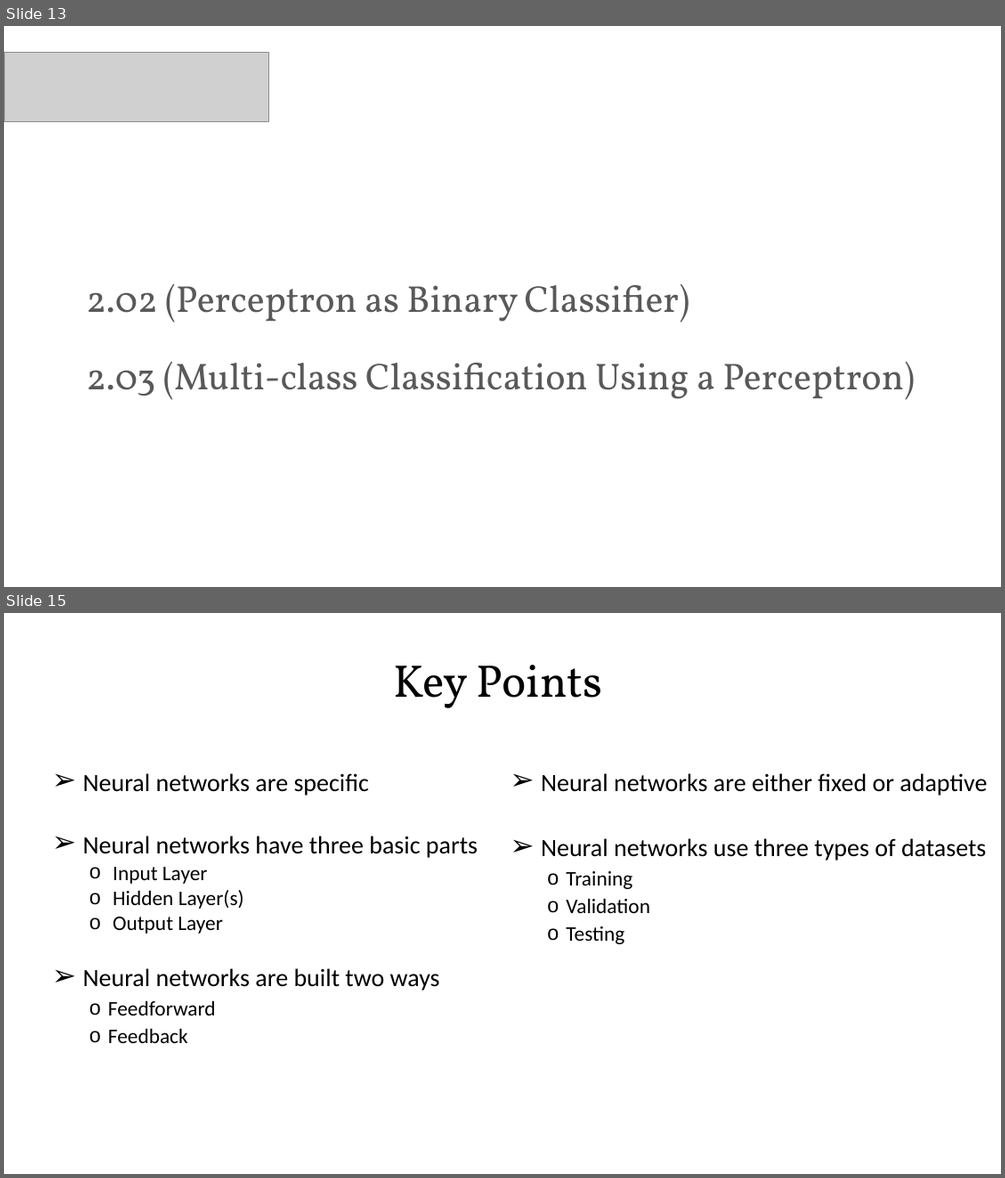
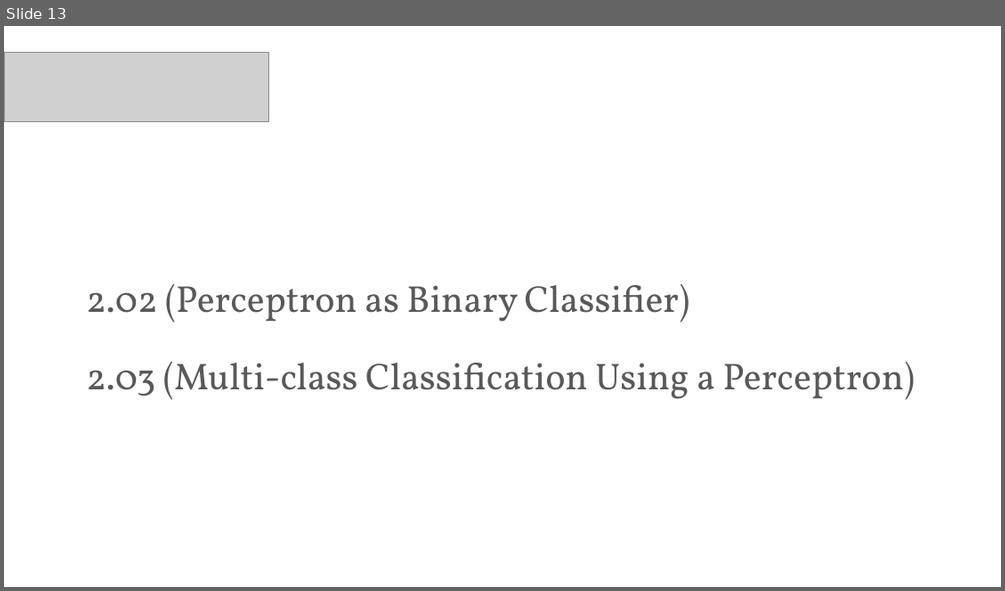
Before and after one commit to PracticumAI-Test/deep_learning, a slide deck: dl_neural_anatomy.pptx. Shown one above the other, each under a label of ours: slides 13 and 15 before the commit, slide 13 after it; the slides between them are not shown. The pictures are 1005x1178 and 1005x591 pixels, drawn with LibreOffice and Linux fonts; fonts in the diff are those of the drawing; grey boxes stand for pictures. Boxes give left, top, right and bottom in pixels: in the first picture for what was removed or moved away, otherwise in the second. Text is boxed around its words. In the diff, an @@ line names an element or a change of style, - is before the commit and + after.

```diff
--- a/dl_neural_anatomy.pptx
+++ b/dl_neural_anatomy.pptx
@@ slide 15 removed at bbox=[4, 613, 1001, 1174], background #FFFFFF @@
@@ title removed at bbox=[393, 665, 602, 708] @@
-Key Points
@@ text removed at bbox=[83, 773, 369, 795] @@
-➢ Neural networks are specific
@@ text removed at bbox=[541, 773, 987, 795] @@
-➢ Neural networks are either fixed or adaptive
@@ text removed at bbox=[83, 835, 477, 933] @@
-➢ Neural networks have three basic parts
-  o Input Layer
-  o Hidden Layer(s)
-  o Output Layer
@@ text removed at bbox=[541, 838, 986, 944] @@
-➢ Neural networks use three types of datasets
-  o Training
-  o Validation
-  o Testing
@@ text removed at bbox=[83, 968, 440, 1043] @@
-➢ Neural networks are built two ways
-  o Feedforward
-  o Feedback
```
Also in this commit, not shown: 2 slides changed, 7 slides added, 5 other slides removed, 5 other files.
